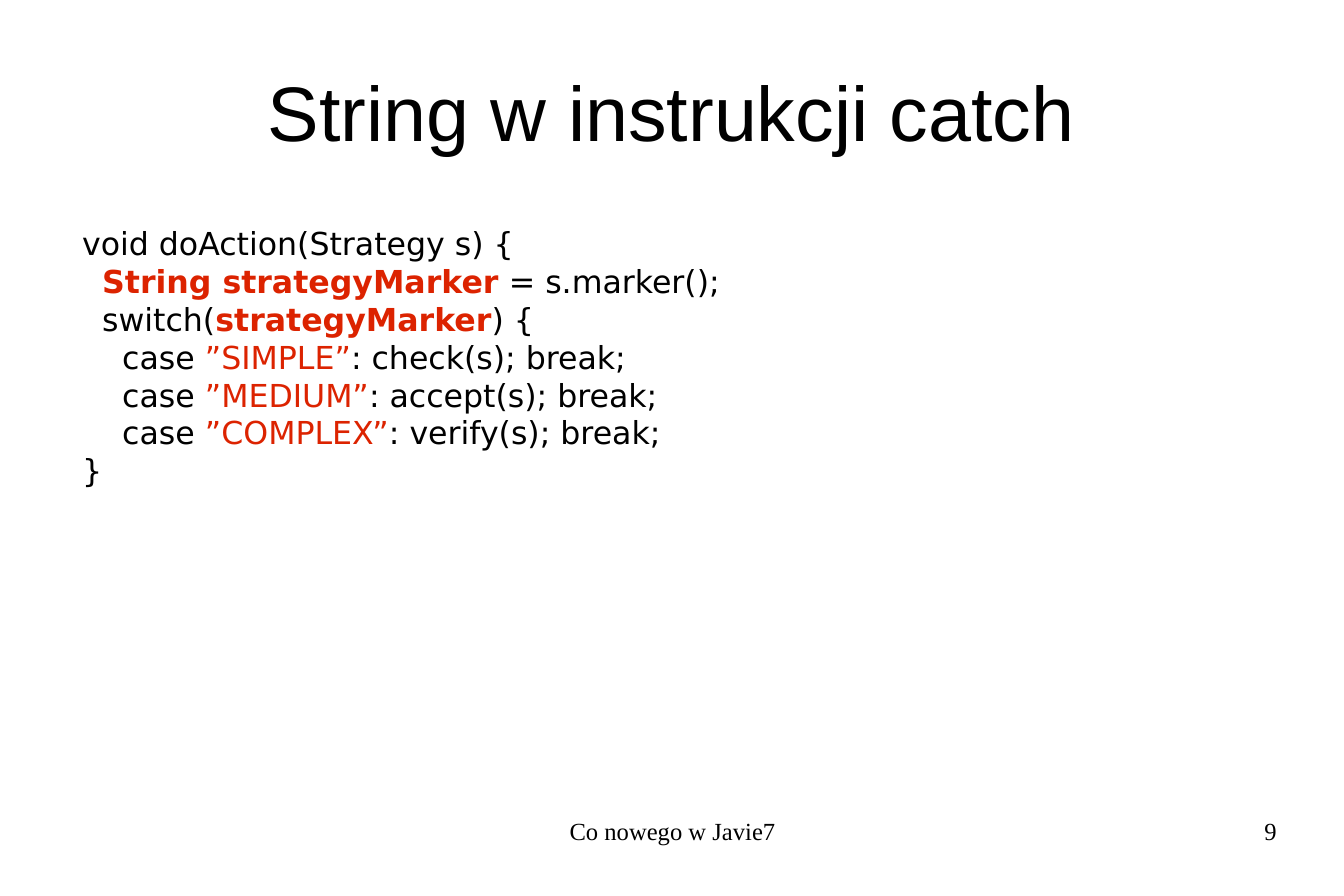
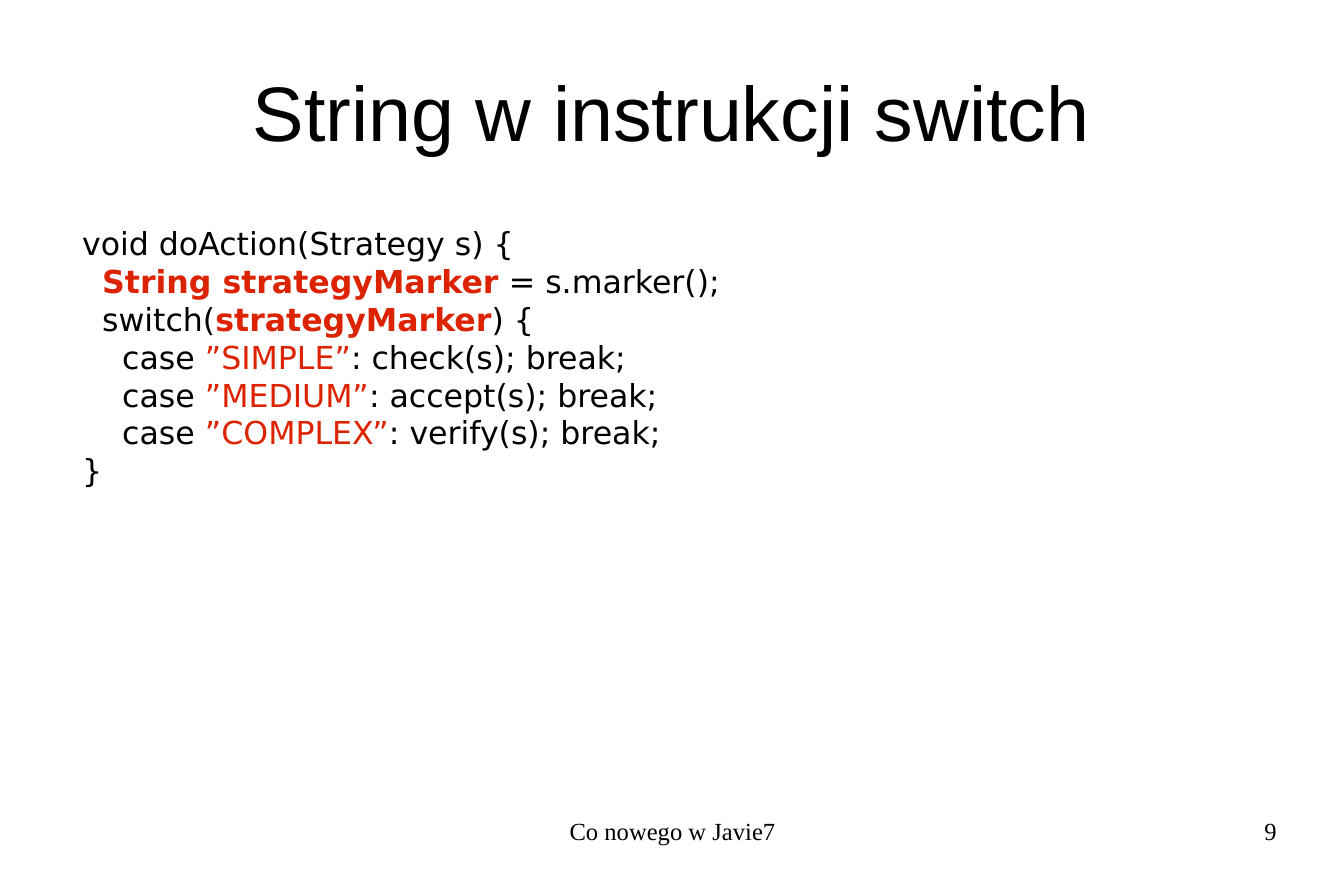
Before and after one commit to kamchy/myjavaprojects, a slide deck: slide 9 of PrezentacjaJava7.odp. Drawn at 1344x896 pixels with LibreOffice and Linux fonts; fonts in the diff are those of the drawing. Boxes give left, top, right and bottom in pixels: in the first picture for what was removed or moved away, otherwise in the second. Text is boxed around its words. In the diff, an @@ line names an element or a change of style, - is before the commit and + after.

```diff
--- a/PrezentacjaJava7.odp
+++ b/PrezentacjaJava7.odp
@@ title at [253,85,1090,156]: text changed @@
-String w instrukcji catch
+String w instrukcji switch
```
Also in this commit, not shown: 10 other slides changed, 2 slides added, 1 other file.
